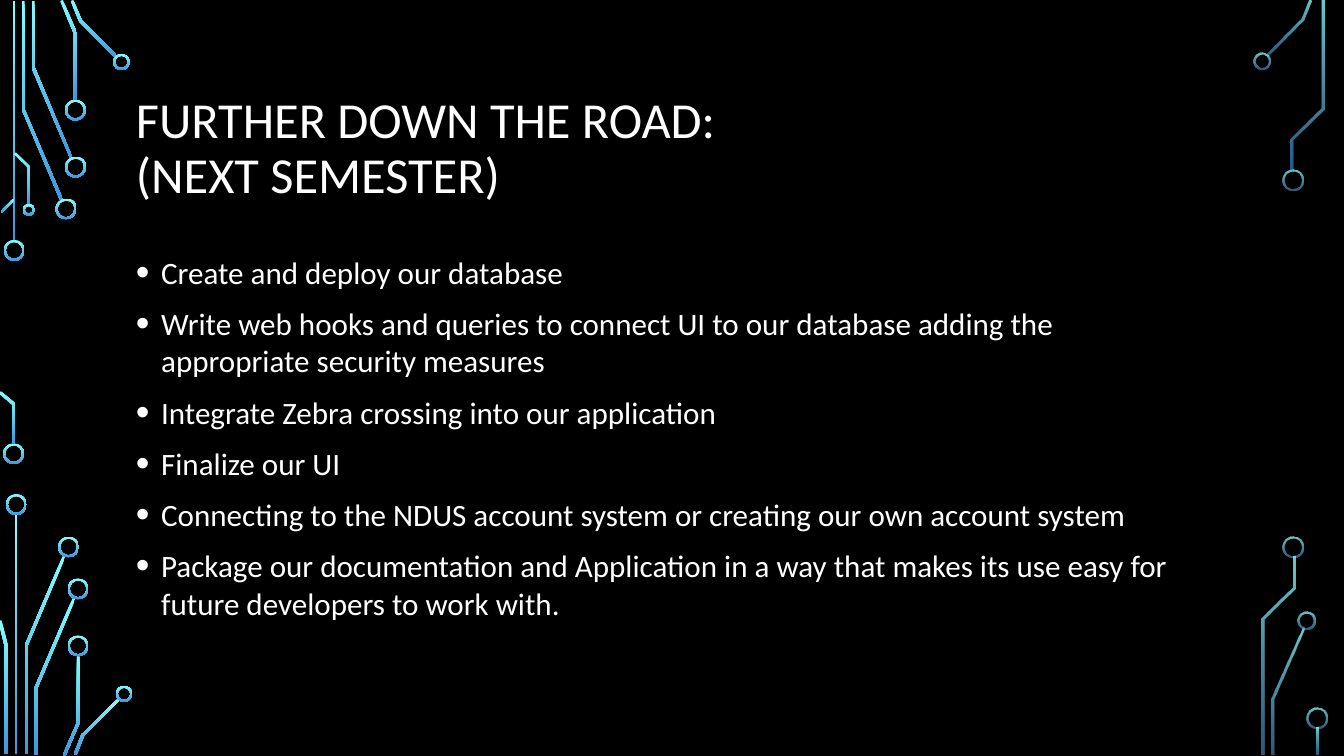
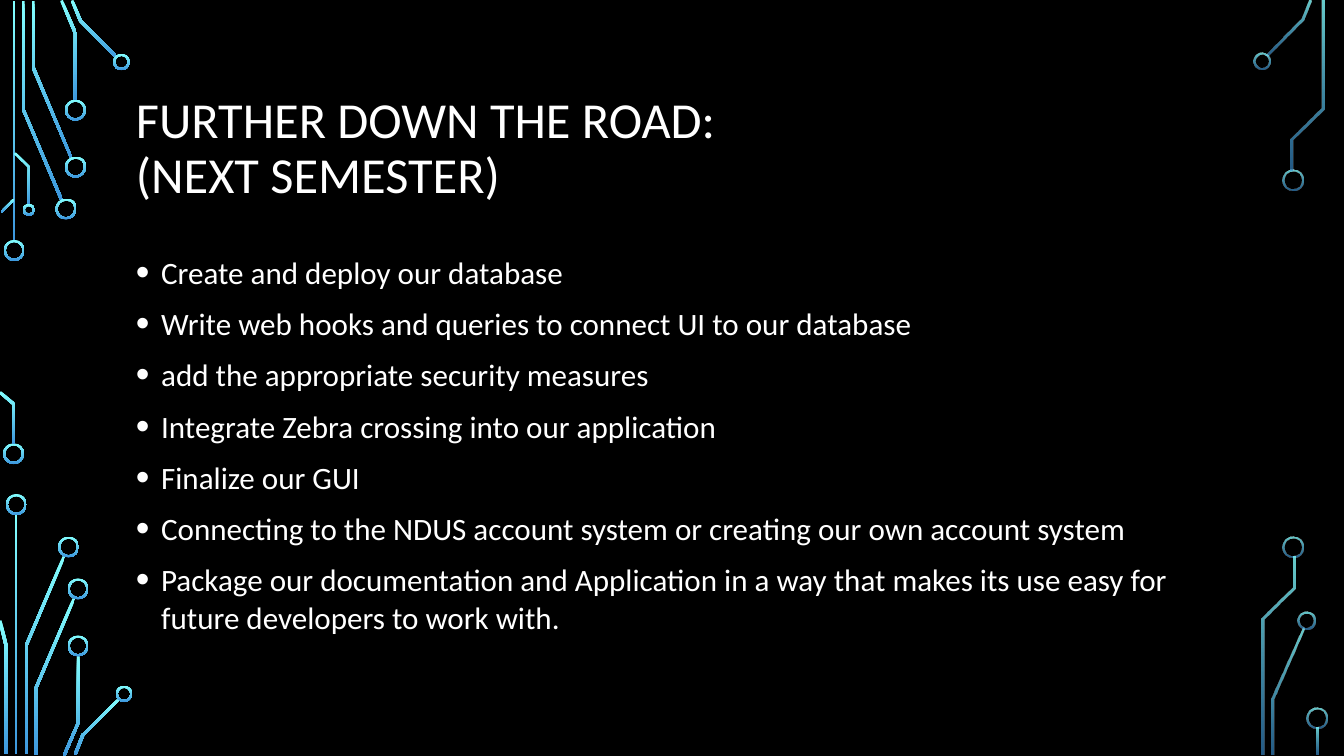
Before and after one commit to frozenNodak/InventoryManagement491, a slide deck: slide 12 of Inventory Management System demo draft.pptx. Drawn at 1344x756 pixels with LibreOffice and Linux fonts; fonts in the diff are those of the drawing; background and template pictures are left out. Boxes give left, top, right and bottom in pixels: in the first picture for what was removed or moved away, otherwise in the second. Text is boxed around its words. In the diff, an @@ line names an element or a change of style, - is before the commit and + after.

```diff
--- a/Inventory Management System demo draft.pptx
+++ b/Inventory Management System demo draft.pptx
@@ text at [161, 313, 911, 391]: text changed @@
-• Write web hooks and queries to connect UI to our database adding the appropriate security measures
+• Write web hooks and queries to connect UI to our database
+• add the appropriate security measures
@@ text at [161, 467, 359, 490]: text changed @@
-• Finalize our UI
+• Finalize our GUI
```
Also in this commit, not shown: 6 other slides changed.
